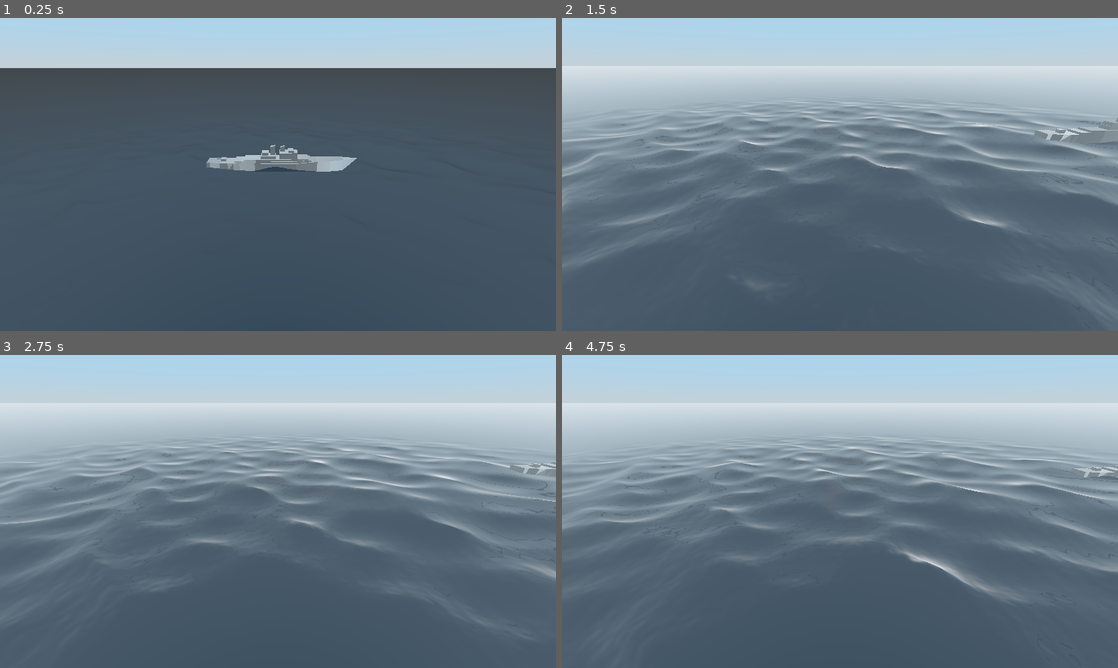
Above: before the commit, frames 1-4 (two rows, left to right).
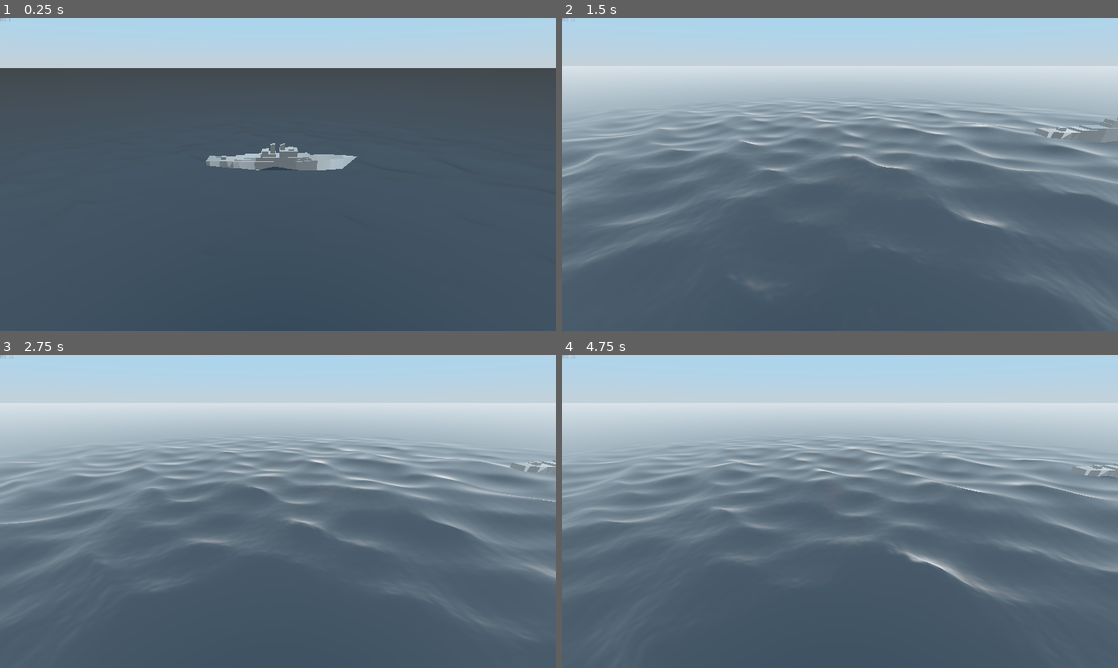
Above: after the commit, the same moments.

Repository: ljhs-games/naval-battle
Game: Godot game, scene res://scenes/MultiplayerBattle.tscn
Two runs of this game, one before a commit and one after it. Both use one fixed random seed, a clock stepped at 60 frames per second and the inputs below.
Inputs (mouse positions are in pixels of both pictures, inside the frame that each line leads up to):
- Up to frame 1 (0.25 s): no input
- Up to frame 2 (1.5 s): move the mouse to (962, 158) at 0.52 s; hold Middle mouse button (g_pan) 0.53-1.28 s; move the mouse to (812, 174) at 1.27 s; tap Mouse wheel up (g_zoom_in) at 1.35 s
- Up to frame 3 (2.75 s): move the mouse to (333, 442) at 2.02 s; hold Mouse wheel down (g_zoom_out) from 2.03 s (still down)
- Up to frame 4 (4.75 s): move the mouse to (812, 574) at 2.77 s; release Mouse wheel down (g_zoom_out) at 2.78 s; tap Middle mouse button (g_pan) at 2.85 s; move the mouse to (1006, 558) at 3.52 s; hold Mouse wheel up (g_zoom_in) 3.53-4.28 s; move the mouse to (673, 464) at 4.27 s; tap Mouse wheel down (g_zoom_out) at 4.35 s

The runs differ from the first frame. In frame 1, 0.5% of the frame differs, in the area x 0-65%, y 0-50%; in frame 2, 0.3%; in frame 3, 0.2%; in frame 4, 0.2%.

Commit message:
Add basic fps counter

Diff:
--- /dev/null
+++ b/src/nodes/fps-counter/FPSCounter.gd
@@ -0,0 +1,4 @@
+extends Label
+
+func _process(delta):
+	text = "FPS: " + str(Engine.get_frames_per_second())
--- /dev/null
+++ b/src/nodes/fps-counter/FPSCounter.tscn
@@ -0,0 +1,5 @@
+[gd_scene format=2]
+
+[node name="FPSCounter" type="Label"]
+margin_right = 40.0
+margin_bottom = 14.0
--- a/src/scenes/MultiplayerBattle.tscn
+++ b/src/scenes/MultiplayerBattle.tscn
@@ -1,8 +1,10 @@
-[gd_scene load_steps=6 format=2]
+[gd_scene load_steps=8 format=2]
 
 [ext_resource path="res://nodes/viewer/Viewer.tscn" type="PackedScene" id=1]
 [ext_resource path="res://addons/Ocean/Ocean.tscn" type="PackedScene" id=2]
 [ext_resource path="res://nodes/dummy-ship/DummyShip.tscn" type="PackedScene" id=3]
+[ext_resource path="res://nodes/fps-counter/FPSCounter.tscn" type="PackedScene" id=4]
+[ext_resource path="res://nodes/fps-counter/FPSCounter.gd" type="Script" id=5]
 
 [sub_resource type="ProceduralSky" id=1]
 sky_horizon_color = Color( 0.764706, 0.819608, 0.854902, 1 )
@@ -41,7 +43,13 @@
 seed_value = 30
 
 [node name="DummyShip" parent="." instance=ExtResource( 3 )]
-transform = Transform( 1, 0, 0, 0, 1, 0, 0, 0, 1, 3.85495, 9.51038, 0 )
+transform = Transform( 1, 0, 0, 0, 1, 0, 0, 0, 1, 3.85495, 12.7763, 0 )
 ocean_path = NodePath("../Ocean")
 
+[node name="UI" type="CanvasLayer" parent="."]
+
+[node name="FPSCounter" parent="UI" instance=ExtResource( 4 )]
+text = "error"
+script = ExtResource( 5 )
+
 [editable path="Viewer"]
